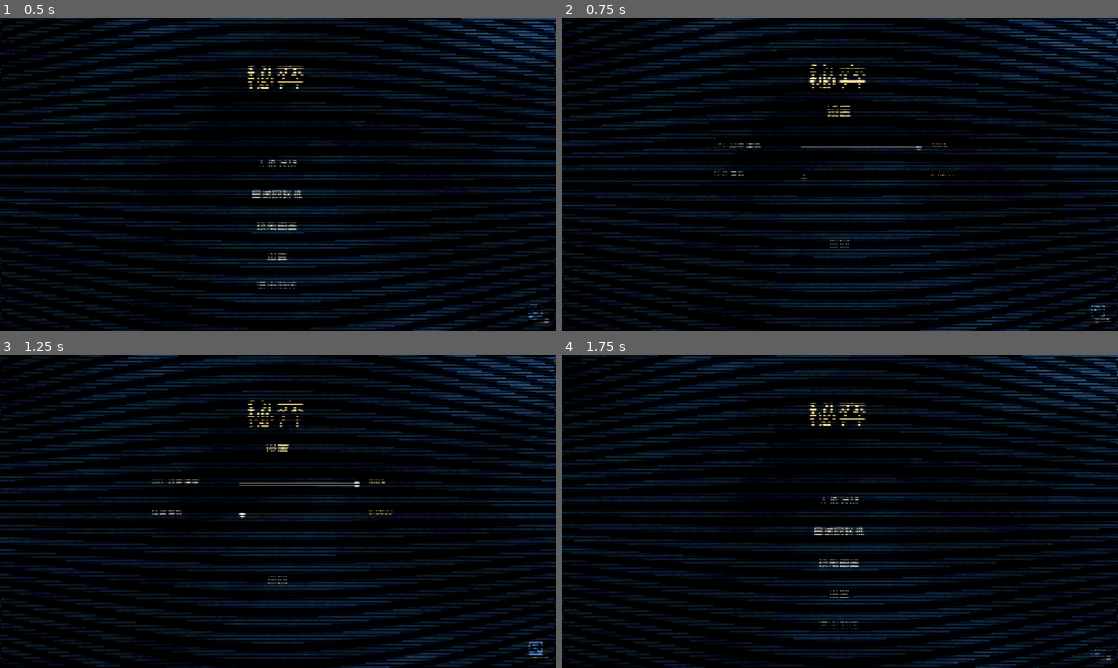
Above: before the commit, frames 1-4 (two rows, left to right).
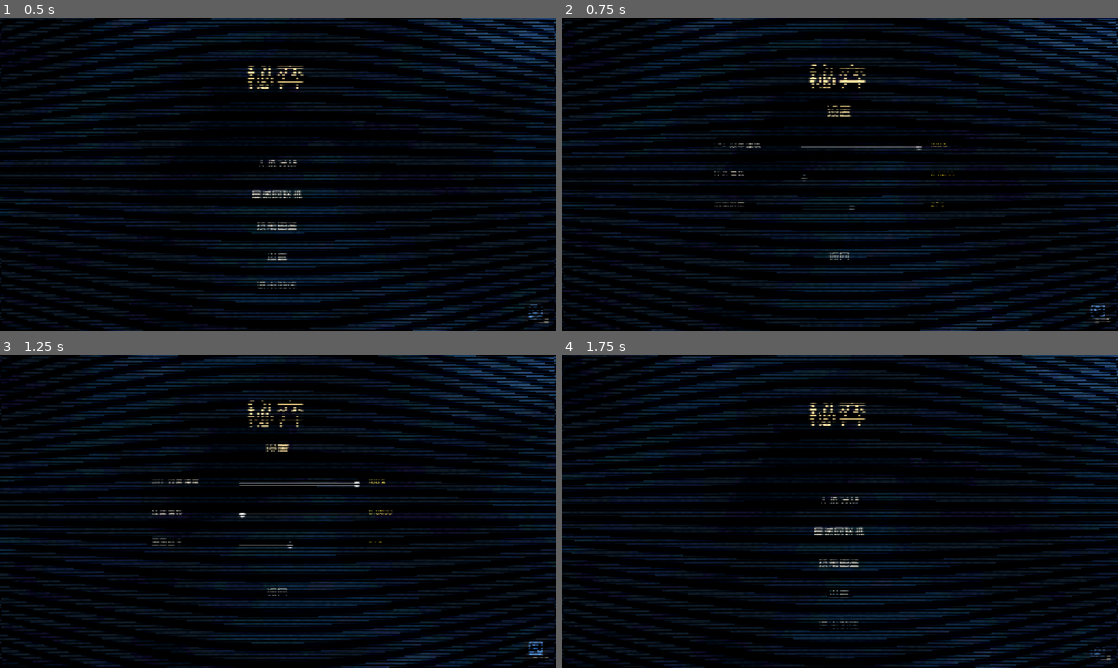
Above: after the commit, the same moments.

Repository: Lurongshika/ChessGame
Game: Godot game, scene res://scenes/main.tscn
Same seed, same stepped clock (60 frames per second), same inputs: the game is played once before the commit and once after it.
Inputs:
- Up to frame 1 (0.5 s): no input
- Up to frame 2 (0.75 s): click "设置" at 0.5 s
- Up to frame 3 (1.25 s): no input
- Up to frame 4 (1.75 s): click "返回" at 1.25 s

Frame 1 is identical in both runs. In frame 2, 0.2% of the frame differs, in the area x 27-69%, y 58-78%; in frame 3, 0.1%; in frame 4, less than 0.1%.

Commit message:
设置新增画面曲率调节(1.0-20.0)

Diff:
--- a/global.gd
+++ b/global.gd
@@ -19,6 +19,7 @@
 const SETTINGS_PATH := "user://settings.json"
 var crt_strength := 1.0     # CRT 效果强度(0.0-1.0)
 var crt_aberration := 0.0   # CRT 红蓝偏移(色差,0.0-0.01)
+var crt_curve := 12.0       # CRT 画面曲率(1.0-20.0,越小越弯,12 为默认)
 
 # 16 种棋子颜色预设(大厅选色板与对局棋子共用)
 # 8 种颜色:红蓝绿紫粉青黑橙(黑=黑方棋子色,用于玩家区分)
@@ -166,13 +167,14 @@
 		_crt_rect.visible = enabled
 
 
-# 应用 CRT 强度/色差到 shader
+# 应用 CRT 强度/色差/曲率到 shader
 func _apply_crt_params() -> void:
 	if _crt_rect == null or not (_crt_rect.material is ShaderMaterial):
 		return
 	var mat := _crt_rect.material as ShaderMaterial
 	mat.set_shader_parameter("strength", crt_strength)
 	mat.set_shader_parameter("aberration", crt_aberration)
+	mat.set_shader_parameter("curve_val", crt_curve)
 
 
 # 设置 CRT 效果强度(0.0-1.0),保存到本地设置
@@ -189,6 +191,13 @@
 	_save_settings()
 
 
+# 设置 CRT 画面曲率(1.0-20.0,越大越平),保存到本地设置
+func set_crt_curve(v: float) -> void:
+	crt_curve = clampf(v, 1.0, 20.0)
+	_apply_crt_params()
+	_save_settings()
+
+
 # 从 user://settings.json 加载设置
 func _load_settings() -> void:
 	if not FileAccess.file_exists(SETTINGS_PATH):
@@ -203,6 +212,8 @@
 		crt_strength = clampf(float(data["crt_strength"]), 0.0, 1.0)
 	if data.has("crt_aberration"):
 		crt_aberration = clampf(float(data["crt_aberration"]), 0.0, 0.01)
+	if data.has("crt_curve"):
+		crt_curve = clampf(float(data["crt_curve"]), 1.0, 20.0)
 
 
 # 保存设置到 user://settings.json
@@ -213,6 +224,7 @@
 	f.store_string(JSON.stringify({
 		"crt_strength": crt_strength,
 		"crt_aberration": crt_aberration,
+		"crt_curve": crt_curve,
 	}))
 	f.close()
 
--- a/scripts/main_menu.gd
+++ b/scripts/main_menu.gd
@@ -172,7 +172,7 @@
 	_add_option_button("返回", Vector2(540, 440), _show_net_options)
 
 
-# 设置:CRT 效果强度 / 红蓝偏移(实时生效并保存)
+# 设置:CRT 效果强度 / 红蓝偏移 / 画面曲率(实时生效并保存)
 func _show_settings() -> void:
 	if opt_root != null:
 		opt_root.queue_free()
@@ -231,8 +231,32 @@
 		ab_val.text = "%.4f" % ab
 	)
 
+	# 画面曲率(0-100 → curve_val 20.0-1.0,越小越弯)
+	var cv_label := _label("画面曲率", 17, Color(0.85, 0.82, 0.75))
+	cv_label.position = Vector2(350, 420)
+	cv_label.size = Vector2(180, 34)
+	opt_root.add_child(cv_label)
+	var cv_slider := HSlider.new()
+	cv_slider.min_value = 0
+	cv_slider.max_value = 100
+	cv_slider.step = 1
+	cv_slider.value = (20.0 - Global.crt_curve) / (20.0 - 1.0) * 100.0
+	cv_slider.position = Vector2(550, 422)
+	cv_slider.size = Vector2(280, 30)
+	cv_slider.add_theme_font_override("font", _font())
+	opt_root.add_child(cv_slider)
+	var cv_val := _label("%d%%" % int((20.0 - Global.crt_curve) / (20.0 - 1.0) * 100.0), 17, Color(1.0, 0.9, 0.3))
+	cv_val.position = Vector2(850, 420)
+	cv_val.size = Vector2(90, 34)
+	opt_root.add_child(cv_val)
+	cv_slider.value_changed.connect(func(v: float):
+		var cv := 20.0 - v / 100.0 * (20.0 - 1.0)
+		Global.set_crt_curve(cv)
+		cv_val.text = "%d%%" % int(v)
+	)
+
 	_animate_opt_extra_buttons([])
-	_add_option_button("返回", Vector2(540, 490), _close_options)
+	_add_option_button("返回", Vector2(540, 520), _close_options)
 
 
 var net_mode := "skill"
